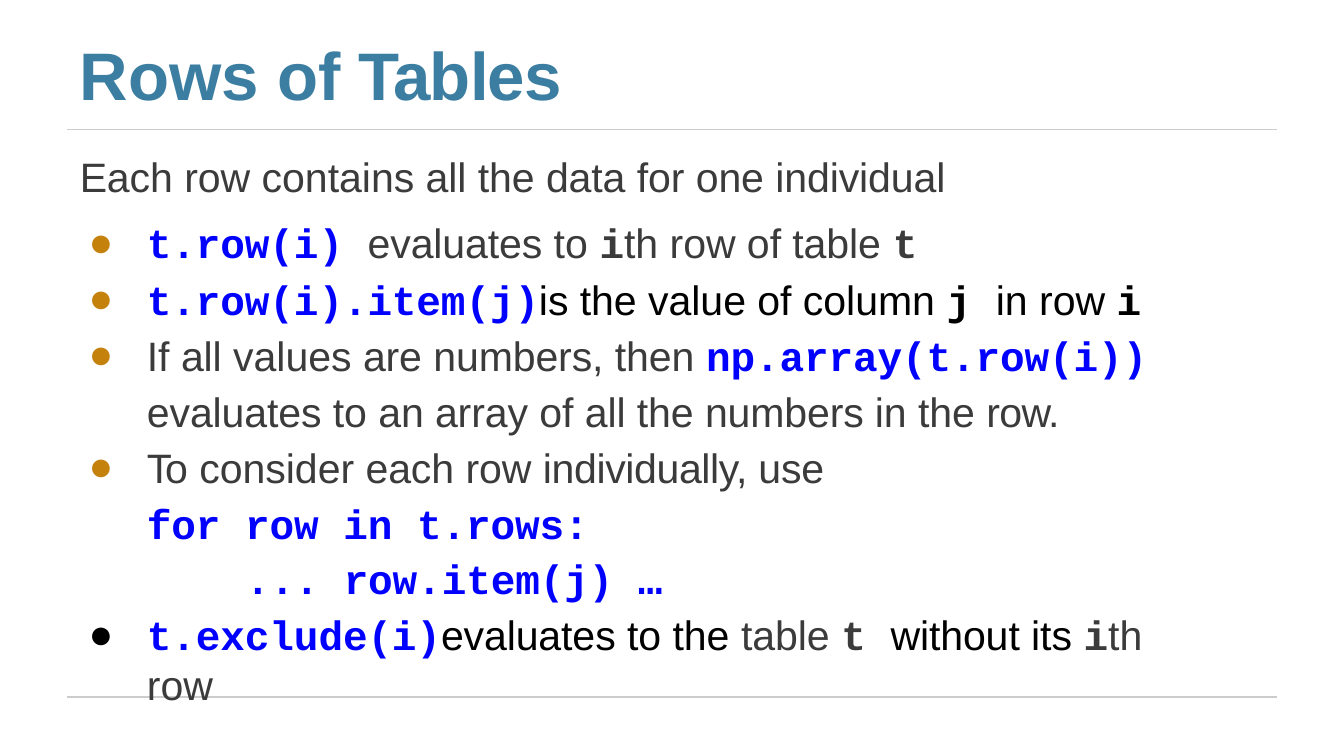
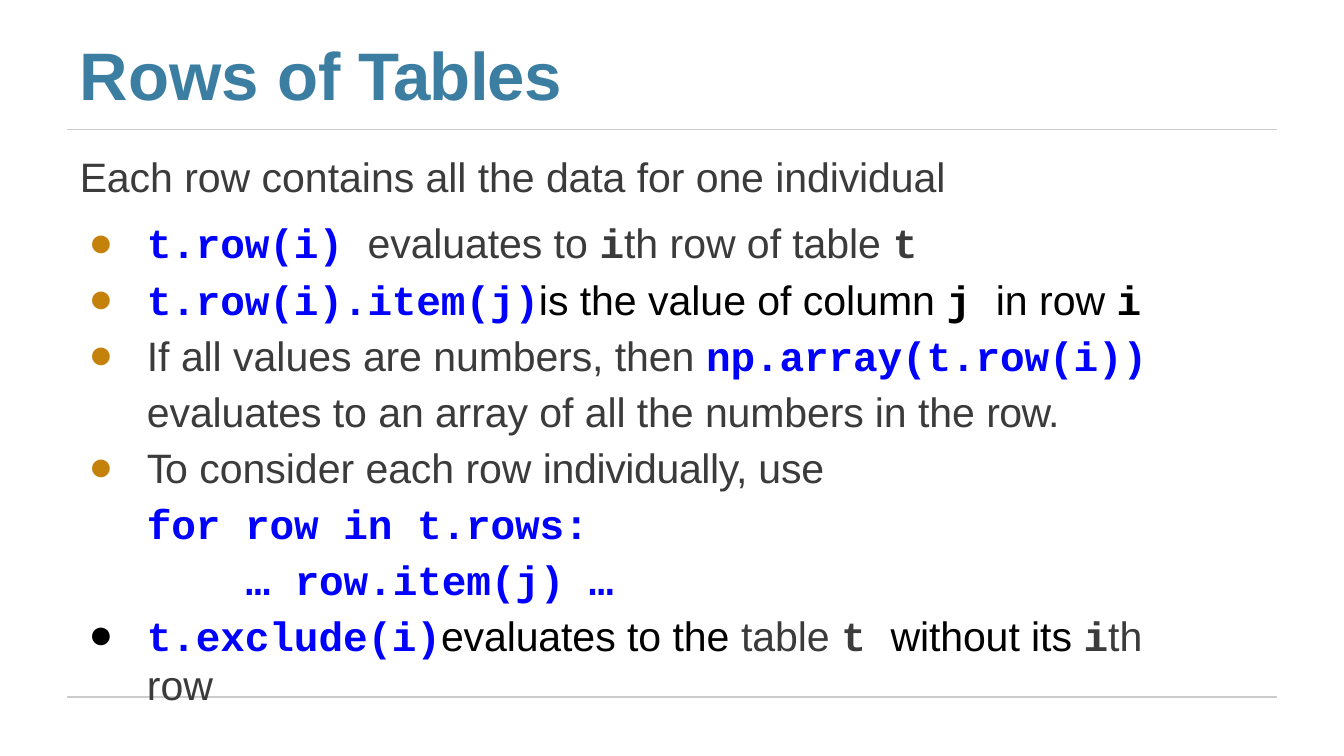
Before and after one commit to blprickett/current-Ling190D, a slide deck: slide 15 of module10/lec35_Classification.pptx. Drawn at 1344x756 pixels with LibreOffice and Linux fonts; fonts in the diff are those of the drawing. Boxes give left, top, right and bottom in pixels: in the first picture for what was removed or moved away, otherwise in the second. Text is boxed around its words. In the diff, an @@ line names an element or a change of style, - is before the commit and + after.

```diff
--- a/module10/lec35_Classification.pptx
+++ b/module10/lec35_Classification.pptx
@@ text at [295, 565, 565, 604]: text changed @@
-... row.item(j) …
+… row.item(j) …
```
Also in this commit, not shown: 3 other slides changed.
